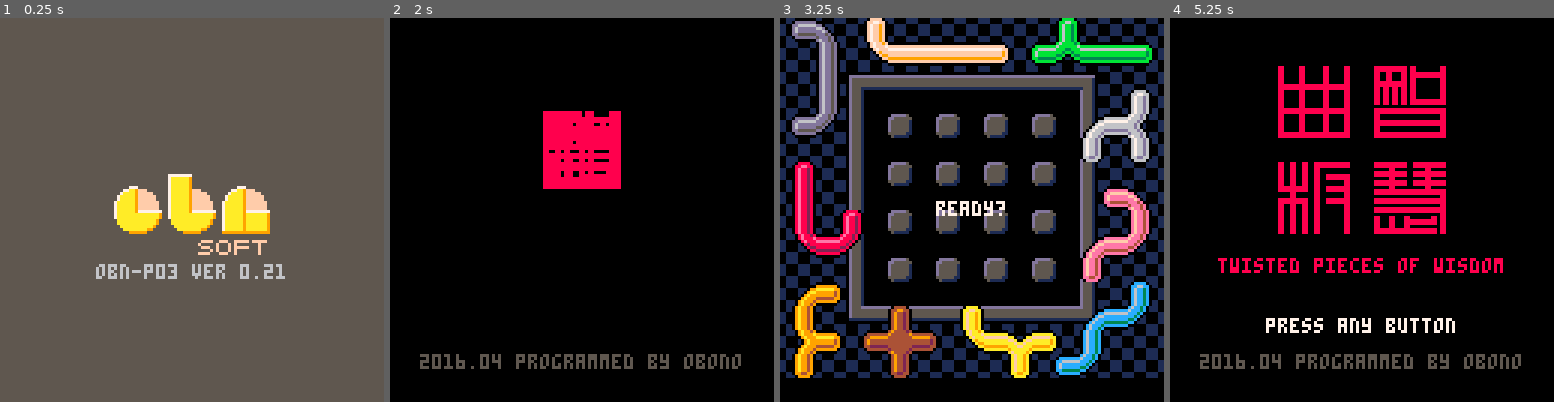
Above: before the commit, frames 1-4 (left to right).
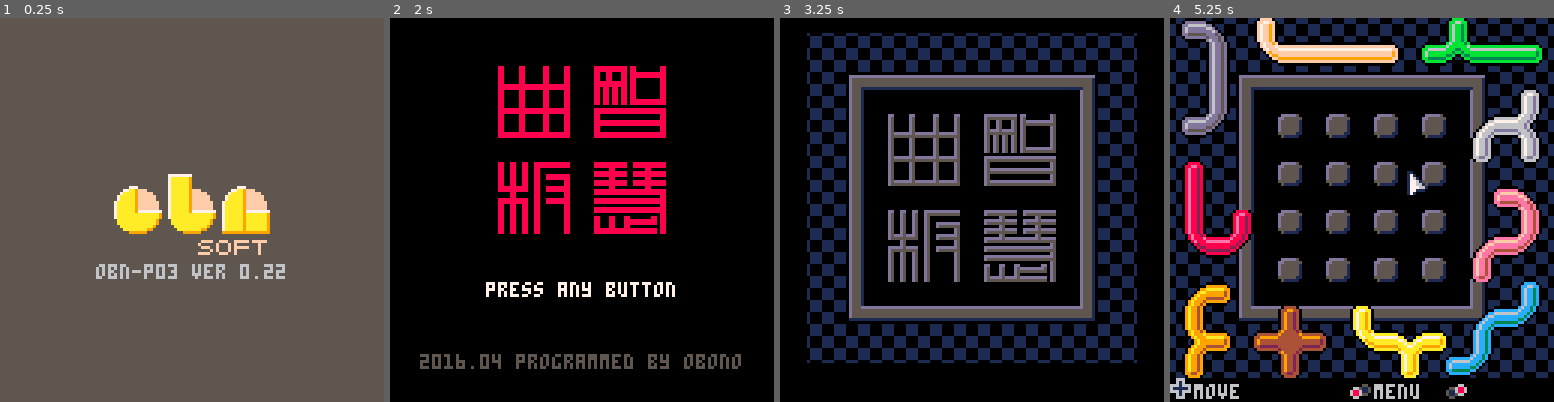
Above: after the commit, the same moments.

Repository: obono/Pico8Works
Game: PICO-8 cartridge src/chiepzl.p8
Same seed, same stepped clock (60 frames per second), same inputs: the game is played once before the commit and once after it.
Inputs:
- Up to frame 1 (0.25 s): no input
- Up to frame 2 (2 s): tap X (X key) at 0.33, 1.07, 1.85 s; tap O (Z key) at 0.7, 1.7 s; hold Right from 1.6 s (still down)
- Up to frame 3 (3.25 s): release Right at 2.1 s; tap O (Z key) at 2.1, 2.5, 2.9 s; hold Up 2.15-2.42 s; hold Right 2.47-3.03 s; tap X (X key) at 2.97 s; hold Left from 3.08 s (still down)
- Up to frame 4 (5.25 s): tap O (Z key) every 0.4 s from 3.3 to 4.9 s; release Left at 3.58 s; hold Down 3.63-3.97 s; hold Right 4.02-4.68 s; tap X (X key) at 4.08, 5.2 s; hold Up 4.73-5.03 s; hold Left from 5.08 s (still down)

The runs differ from the first frame. In frame 1, less than 0.1% of the frame differs, in the area x 71-75%, y 64-68%; in frame 2, 10%; in frame 3, 36%; in frame 4, 53%, in the area x 0-100%, y 0-100%.

Commit message:
'Chie no Magari Ita' v0.22
 - Animation of starting puzzle.
 - Change control of piece.
 - Refactoring.

Diff:
--- a/src/chiepzl.p8
+++ b/src/chiepzl.p8
@@ -27,7 +27,7 @@
  map(124,28,56,48,2,3) -- b
  map(126,29,74,56,2,2) -- n
  map(125,31,66,72,3,1) -- soft
- print("obn-p03 ver 0.21",
+ print("obn-p03 ver 0.22",
    32,82,6)
 end
 
@@ -35,51 +35,93 @@
 
 function init_title()
  gm=2
- gc=40
  gd=true
 end
 
 function update_title()
- if (gc>0) then
-  gc-=1
-  gd=true
- end
- if (btnp(4) or btnp(5)) then
-  if (gc==0) then
-   init_game()
-  else
-   gc=0
-  end
+ if(btnp(4) or btnp(5))then
+  init_start()
  end
 end
 
 function draw_title()
  cls()
- local d=max(gc-24,0)
- spr(20,68-d,16+d,3,3)
- spr(23,68-d,48-d,3,3)
- spr(26,36+d,16+d,3,3)
- spr(29,36+d,48-d,3,3)
- if(gc<24)then
-  print(sub("twisted pieces "..
-    "of wisdom",0,24-gc)
-    ,16,80,8)
- end
- if(gc==0)then
-  print("press any button",
-    32,100,7)
- end
+ draw_stamp(36,16)
+ print("press any button",
+   32,88,7)
  print("2016.04 "..
    "programmed by obono",
    10,112,5)
 end
 
+-- starting
+
+function init_start()
+ gm=3
+ gc=52
+ tm=0
+ reset_pieces()
+ sfx(0)
+ gd=true
+end
+
+function update_start()
+ gc-=1
+ if(gc<=0)init_game()
+ gd=true
+end
+
+function draw_start()
+ if(gc>=36)then
+  cls()
+  draw_stamp(36,68-gc)
+ elseif(gc>=16)then
+  clip_field((gc-16)*3)
+  draw_field(0)
+ else
+  local s,p,x,y
+  clip_field(gc*4)
+  draw_field(1)
+  s=(16-gc)/16
+  for p in all(piece) do
+   x,y=p.x,p.y
+   p.x,p.y=(x-8)*s+8,(y-8)*s+8
+   draw_piece(p)
+   p.x,p.y=x,y
+  end
+ end
+end
+
+function clip_field(z)
+ clip(z,z-4,128-z*2,128-z*2)
+ rectfill(z,z-4,127-z,123-z,0)
+end
+
+function draw_stamp(x,y)
+ pal(5,8) pal(13,8)
+ map(97,0,x,y,7,7)
+ pal()
+end
+
 -- game functions
 
 function init_game()
  local i
- gm=3
- gc=60
+ gm=4
+ wall={t=0}
+ field={}
+ for i=1,15 do
+  field[i]={}
+ end
+ update_field()
+ cm=false cr=false cu=false
+ cx,cy=8,8 cp=nil
+ start_music()
+ gd=true
+ gp=true
+end
+
+function reset_pieces()
  piece={
   {t=1, r=0,x=7, y=2 },
   {t=2, r=0,x=13,y=2 },
@@ -92,27 +134,31 @@
   {t=9, r=0,x=5, y=14},
   {t=10,r=5,x=10,y=14},
  }
- wall={t=0}
- field={}
- for i=1,15 do
-  field[i]={}
- end
- update_field()
- cm=0 cx,cy=8,8 cp=nil
- tm=0
- sfx(0)
- gd=true
- gp=true
 end
 
 function update_game()
- if(gc==0)then
-  handle_input()
-  tm+=1
+ local vx,vy=handle_dpad()
+ if(cu)then
+  if(btnp(4) or btnp(5))then
+   cu=false gp=true
+  end
+ elseif(cm)then
+  cr=btn(4)
+  if(cr)then
+   rotate_piece(cp,vx,vy)
+  else
+   move_piece(cp,vx,vy)
+  end
+  if(btnp(5))release_piece()
  else
-  gc-=1
-  if(gc==0)start_music() gp=true
- end
+  move_cursor(vx,vy)
+  if(btnp(5) and cp!=nil)then
+   cm=true gp=true sfx(2)
+  elseif(btnp(4))then
+   cu=true gp=true
+  end
+ end
+ tm+=1
  gd=true
 end
 
@@ -124,85 +170,78 @@
  music(0,0,3)
 end
 
-function handle_input()
- local v,w=0,0
- if(btnp(0))v-=1
- if(btnp(1))v+=1
- if(btnp(2))w-=1
- if(btnp(3))w+=1
- if(btnp(4))then
-  if(cm>0)then
-   cm=3-cm gp=true
+function handle_dpad()
+ local vx,vy=0,0
+ if(btnp(0))vx-=1
+ if(btnp(1))vx+=1
+ if(btnp(2))vy-=1
+ if(btnp(3))vy+=1
+ return vx,vy
+end
+
+function move_cursor(vx,vy)
+ if(cx+vx<1 or cx+vx>15)vx=0
+ if(cy+vy<1 or cy+vy>15)vy=0
+ if(vx==0 and vy==0)return
+ cx+=vx cy+=vy
+ local f=field[cy][cx]
+ if(f!=cp)then
+  if(f!=nil and f.t>0)then
+   cp=f
+   del(piece,cp)
+   add(piece,cp)
+   update_field()
   else
-   music(-1,0,3)
-   init_title()
-   return
-  end
- end
- if(btnp(5))then
-  if(cm==0)then
-   if(cp!=nil)cm=1 sfx(2)
-  else
-   cx,cy=cp.x,cp.y
-   cm=0 sfx(3)
-  end
+   cp=nil
+  end
+ end
+ gp=true
+end
+
+function move_piece(p,vx,vy)
+ if(p.x+vx<2 or p.x+vx>14)vx=0
+ if(p.y+vy<2 or p.y+vy>14)vy=0
+ if(vx!=0 or vy!=0)then
+  p.x+=vx p.y+=vy
+  sfx(4)
   gp=true
  end
-
- if(v!=0 or w!=0)then
-  if(cm==0)move_cursor(v,w)
-  if(cm==1)move_piece(cp,v,w)
-  if(cm==2)rotate_piece(cp,v,w)
-  gp=true
- end
-end
-
-function move_cursor(v,w)
-  cx=mid(1,cx+v,15)
-  cy=mid(1,cy+w,15)
-  f=field[cy][cx]
-  if(f!=cp)then
-   if(f!=nil and f.t>0)then
-    cp=f
-    del(piece,cp)
-    add(piece,cp)
-    update_field()
-   else
-    cp=nil
-   end
-  end
-end
-
-function move_piece(p,v,w)
-  p.x=mid(2,cp.x+v,14)
-  p.y=mid(2,cp.y+w,14)
-  sfx(4)
-  update_field()
-end
-
-function rotate_piece(p,v,w)
+end
+
+function rotate_piece(p,vx,vy)
  local r=p.r
- if(w!=0)then
+ if(vy!=0)then
   r=bxor(r,2)
   sfx(6)
- end
- if(v!=0)then
+  gp=true
+ end
+ if(vx!=0)then
   local b=0
   if(r>=4)b=1
-  if(v==1)b=1-b
+  if(vx>0)b=1-b
   if(r%3==0 or r==5)b=1-b
   r=bxor(r,5+b)
   sfx(5)
+  gp=true
  end
  p.r=r
+end
+
+function release_piece()
  update_field()
+ cx,cy=cp.x,cp.y
+ if(field[cy][cx]!=cp)then
+  cy-=1
+  if(field[cy][cx]!=cp)cy+=2
+ end
+ cm=false sfx(3)
 end
 
 function update_field()
  reset_field()
- comp=true
+ cq=0
  for p in all(piece) do
-  set_piece(p)
+  if(put_piece(p))cq+=1
  end
 end
 
@@ -220,10 +259,11 @@
  end
 end
 
-function set_piece(p)
- local i,j,x,y,m,f
+function put_piece(p)
+ local i,j,x,y,m,f,z
  local sx,sy,sw,sh,dx,dy=
    info_piece(p)
+ z=true
  for i=0,sh-1 do
   y=dy+i
   if(y>0 and y<16)then
@@ -233,13 +273,14 @@
      m=mget(sx+j,sy+i)
      if(m>4)then
       f=field[y][x]
-      if(f!=nil)comp=false
+      if(f!=nil)z=false
       field[y][x]=p
      end
     end
    end
   end
  end
+ return z
 end
 
 function info_piece(p)
@@ -264,44 +305,53 @@
 function draw_game()
  if(gp)then
   cls()
-  draw_background()
+  draw_field(1)
   for p in all(piece) do
    draw_piece(p)
   end
+  if(cu)draw_menu()
+  gp=false
  else
-  if (cp!=nil)draw_piece(cp)
+  if(cp!=nil and not cu)then
+   draw_piece(cp)
+  end
  end
  draw_strings()
- draw_cursor()
+ draw_instruction()
+ if(not(cm or cu))draw_cursor()
  --draw_debug()
 end
 
-function draw_background()
+function draw_field(z)
  map(80,0,-4,0,17,15)
+ map(97,z*8,36,32,7,7)
 end
 
 function draw_piece(p)
  local sx,sy,sw,sh,dx,dy=
    info_piece(p)
  local c,z=abs(tm%4-1),0
- if(p==cp)z=max(c*8-3,0)
- pal(1,z)
+ if(p==cp)z=c
+ pal(1,sget(z,18))
  for i=0,2 do
   z=i
-  if(p==cp and cm>0)z=min(i+c,2)
+  if(cm and p==cp)z=i+c
   pal(5+i,sget(z,7+p.t))
  end
  map(sx,sy,dx*8-4,dy*8-8,sw,sh)
  pal()
 end
 
+function draw_menu()
+ rectfill(32,44,95,75,0)
+ rect(32,44,95,75,5)
+ print("> continue",40,49,6)
+ print("reset",48,57,6)
+ print("gallery",48,65,6)
+end
+
 function draw_strings()
- if(gc>0)then
-  print("ready?",52,61,7)
- else
-  draw_instruction()
- end
- if(comp)then
+ if(not cm and cq==10)then
   print("completed",46,12,7)
  end
 end
@@ -309,10 +359,12 @@
 function draw_instruction()
  local sd,s1,s2=
    "move","mode","release"
- if(cm==0)then
-  s1,s2="title",""
+ if(cu)then
+  s1,s2="back","decide"
+ elseif(not cm)then
+  s1,s2="menu",""
   if(cp!=nil)s2="pick"
- elseif(cm==2)then
+ elseif(cr)then
   sd="rotate/flip"
  end
  rectfill(0,120,127,127,0)
@@ -325,20 +377,20 @@
 end
 
 function draw_cursor()
- if(cm==0 and gc==0)then
-  spr(116,cx*8,cy*8-4)
- end
+ spr(116,cx*8-1,cy*8-5)
 end
 
 function draw_debug()
- local i,j
- for i=1,15 do
-  for j=1,15 do
-   if(field[i][j]!=nil)then
-    pset(j*8,i*8,7)
-   end
-  end
- end
+ --local i,j
+ --for i=1,15 do
+ -- for j=1,15 do
+ --  if(field[i][j]!=nil)then
+ --   pset(j*8,i*8-4,7)
+ --  end
+ -- end
+ --end
+ pset(tm%128,0,tm%7)
+ print(cq,6,6,6)
 end
 
 -- pico-8 special functions
@@ -350,6 +402,7 @@
 update_fn={
  update_logo,
  update_title,
+ update_start,
  update_game
 }
 
@@ -360,6 +413,7 @@
 draw_fn={
  draw_logo,
  draw_title,
+ draw_start,
  draw_game
 }
 
@@ -500,21 +554,21 @@
 0000000000000000000000000000000000000000000000000000000000000000000000000000000000000000000000000000000000000000000000000000000000000000000000000000000000000000000000000000000000000000000000000000000000000000000000000000000000000000000000000000000000000000
 0000000000000000000000000000000000000000000000000000000000000000000000000000000000000000000000000000000000000000000000000000000000000000000000000000000000000000000000000000000000000000000000000000000000000000000000000000000000000000000000000000000000000000
 __map__
-05000000000000000000050000000000000500000005000004090e0a080e09030409090a080909030000040a0803000000080e0a080e0a000000040a0803000000050000000005000005000000000500303030303030303030303030303030303000000000000000000000000000000000000000000000000000000000000000
-02090909090a000000080b09090a0000000209090901000007000700000700070600000000000006050006000006000500000600000600000000060000060000080f0a0000080f0a000d0a0000080c00303030303030303030303030303030303000000000000000000000000000000000000000000000000000000000000000
-0000000000000500000000000500000000050000000500000000000000000000020a00000000080102090100000209010008010000020a00040901000002090300070000000007000006000000000600303030111212121212121212121330303000000000000000000000000000000000000000000000000000000000000000
+05000000000000000000050000000000000500000005000004090e0a080e09030409090a080909030000040a0803000000080e0a080e0a000000040a080300000005000000000500000500000000050030303030303030303030303030303030301a1b1c00141516000000000000000000000000000000000000000000000000
+02090909090a000000080b09090a0000000209090901000007000700000700070600000000000006050006000006000500000600000600000000060000060000080f0a0000080f0a000d0a0000080c0030303030303030303030303030303030302a2b2c00242526000000000000000000000000000000000000000000000000
+0000000000000500000000000500000000050000000500000000000000000000020a00000000080102090100000209010008010000020a0004090100000209030007000000000700000600000000060030303011121212121212121212133030303a3b3c00343536000000000000000000000000000000000000000000000000
 0008090909090100000809090b0a00000002090909010000000000000000000000000000000000000000000000000000000000000000000007000000000000070000000000000000080100000000020a303030210000000000000000002330303000000000000000000000000000000000000000000000000000000000000000
-04090909090a000000080e09090a00000004090909030000000000000000000000000000000000000000000000000000000000000000000005000000000000050000000000000000080300000000040a303030210022002200220022002330303000000000000000000000000000000000000000000000000000000000000000
-0700000000000000000007000000000000070000000700000000000000000000040a00000000080304090300000409030008030000040a00020903000004090100050000000005000006000000000600303030210000000000000000002330303000000000000000000000000000000000000000000000000000000000000000
-0008090909090300000809090e0a0000000409090903000005000500000500050600000000000006070006000006000700000600000600000000060000060000080f0a0000080f0a000d0a0000080c00303030210022002200220022002330303000000000000000000000000000000000000000000000000000000000000000
+04090909090a000000080e09090a00000004090909030000000000000000000000000000000000000000000000000000000000000000000005000000000000050000000000000000080300000000040a30303021000000000000000000233030301d1e1f00171819000000000000000000000000000000000000000000000000
+0700000000000000000007000000000000070000000700000000000000000000040a00000000080304090300000409030008030000040a0002090300000409010005000000000500000600000000060030303021000000000000000000233030302d2e2f00272829000000000000000000000000000000000000000000000000
+0008090909090300000809090e0a0000000409090903000005000500000500050600000000000006070006000006000700000600000600000000060000060000080f0a0000080f0a000d0a0000080c0030303021000000000000000000233030303d3e3f00373839000000000000000000000000000000000000000000000000
 00000000000007000000000007000000000700000007000002090b0a080b09010209090a080909010000020a0801000000080b0a080b0a000000020a0801000000070000000007000007000000000700303030210000000000000000002330303000000000000000000000000000000000000000000000000000000000000000
-0803040a0000000000000000000000000000000000000000040a00000000080304090300000409030008030000040a0000000000000000000000040a0803000000050000000005000000000505000000303030210022002200220022002330303000000000000000000000000000000000000000000000000000000000000000
+0803040a0000000000000000000000000000000000000000040a00000000080304090300000409030008030000040a0000000000000000000000040a0803000000050000000005000000000505000000303030210000000000000000002330303022002200220022000000000000000000000000000000000000000000000000
 000606000005050000050500000505000803040a0803040a06000000000000060600070000070006000006000006000005000500000500050000060000060000080f0a0000080f0a080e090102090e0a303030210000000000000000002330303000000000000000000000000000000000000000000000000000000000000000
-0006060000060600080c0d0a0006060000060600000606000d0a00000000080c060000000000000604090100000209030d0901000002090c040901000002090300070000000007000007000000000700303030210022002200220022002330303000000000000000000000000000000000000000000000000000000000000000
+0006060000060600080c0d0a0006060000060600000606000d0a00000000080c060000000000000604090100000209030d0901000002090c040901000002090300070000000007000007000000000700303030210000000000000000002330303022002200220022000000000000000000000000000000000000000000000000
 0006060000060600000606000006060000060600000606000700000000000007070000000000000707000000000000070700000000000007070000000000000700000000000000000000000000000000303030210000000000000000002330303000000000000000000000000000000000000000000000000000000000000000
-000606000006060000060600080c0d0a00060600000606000500000000000005050000000000000505000000000000050500000000000005050000000000000500000000000000000000000000000000303030313232323232323232323330303000000000000000000000000000000000000000000000000000000000000000
+000606000006060000060600080c0d0a00060600000606000500000000000005050000000000000505000000000000050500000000000005050000000000000500000000000000000000000000000000303030313232323232323232323330303022002200220022000000000000000000000000000000000000000000000000
 000707000006060000070700000707000801020a0801020a0d0a00000000080c060000000000000602090300000409010d0903000004090c020903000004090100050000000005000005000000000500303030303030303030303030303030303000000000000000000000000000000000000000000000000000000000000000
-000000000801020a0000000000000000000000000000000006000000000000060600050000050006000006000006000007000700000700070000060000060000080f0a0000080f0a080b090304090b0a303030303030303030303030303030303000000000000000000000000000000000000000000000000000000000000000
+000000000801020a0000000000000000000000000000000006000000000000060600050000050006000006000006000007000700000700070000060000060000080f0a0000080f0a080b090304090b0a303030303030303030303030303030303022002200220022000000000000000000000000000000000000000000000000
 000000000000000000000000000000000000000000000000020a00000000080102090100000209010008010000020a0000000000000000000000020a0801000000070000000007000000000707000000000000000000000000000000000000000000000000000000000000000000000000000000000000000000000000000000
 0000000000000000000000000000000000000000000000000000000000000000000000000000000000000000000000000000000000000000000000000000000000000000000000000000000000000000000000000000000000000000000000000000000000000000000000000000000000000000000000000000000000000000
 0000000000000000000000000000000000000000000000000000000000000000000000000000000000000000000000000000000000000000000000000000000000000000000000000000000000000000000000000000000000000000000000000000000000000000000000000000000000000000000000000000000000000000
Not shown, changed: 24 lines of the sprite sheet (__gfx__) section of src/chiepzl.p8
Not shown, changed: the music (__music__) section of src/chiepzl.p8
Not shown, changed: the sound effects (__sfx__) section of src/chiepzl.p8
